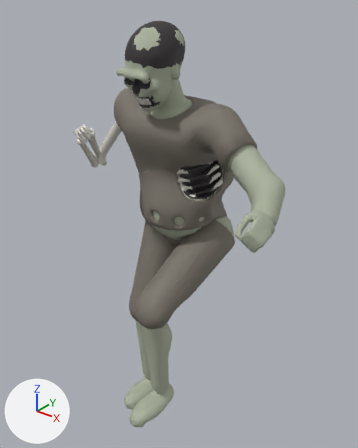
A saved change to the FBX model Assets/Resources/Bodies/Zombie.fbx.
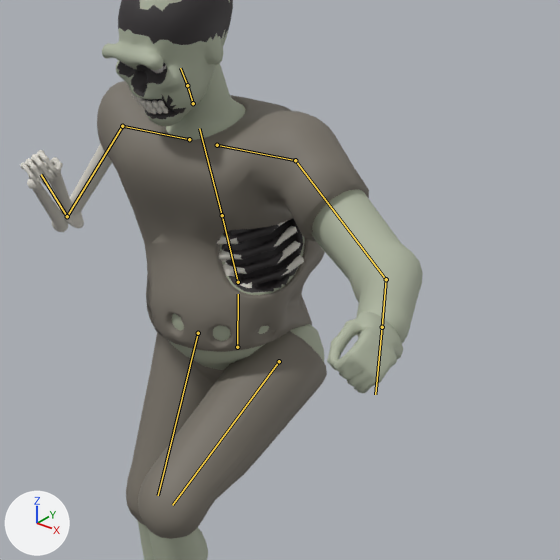
Old and new are each drawn whole from a 50 mm camera at (0.663, -0.863, 1.048) aimed at (0.044, -0.09, 0.569) and again close up on the part from 17% to 100% of the width and 10% to 76% of the height. Every picture has the same lights, and +X, +Y and +Z are marked at lower left. The last two pictures show the newer version. Both versions are drawn at frame 1 of the action 'Zombie|Strum'; the numbers are the values there. The bones that change, and the others that lie on the model, are drawn over the model as lines in the close-ups.

The first close-up shows 'ZombieMesh'.
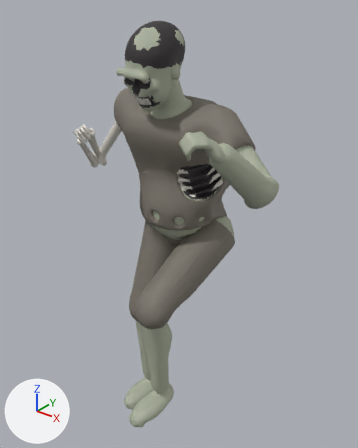
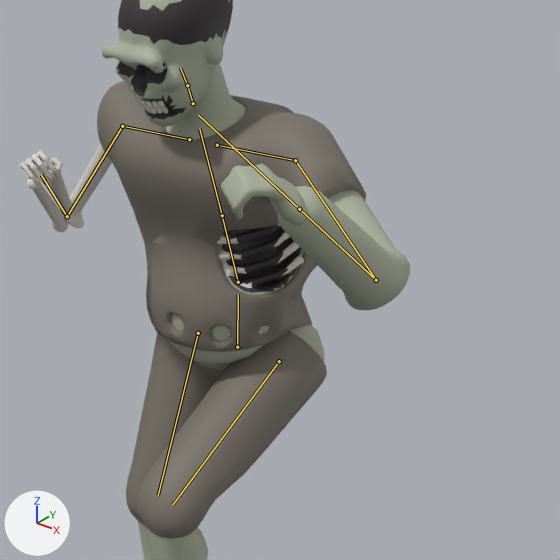
Boxes [x1, y1, x2, y2] around the edits, measured in the close-ups (560 x 560 px):
'ZombieMesh', posed: before [20, 0, 423, 560]; after [20, 0, 410, 560]
bone 'LeftUpperArm', root to tip: before (295, 160) to (386, 279); after (295, 160) to (376, 280)
bone 'LeftLowerArm', root to tip: before (386, 279) to (382, 327); after (376, 280) to (299, 209)

The change, as a list of edits to the scene's bpy script:
```text
Change bone_leftupperarm:
    where bone_leftupperarm = bpy.data.objects['Zombie'].pose.bones['LeftUpperArm']  # child of 'LeftShoulder'
    bone_leftupperarm.rotation_quaternion: (0.874, -0.267, -0.389, -0.119) -> (0.84, -0.273, -0.446, -0.145)  # degrees (-34, -48, 0) -> degrees (-36, -56, 0)
Change bone_leftlowerarm:
    where bone_leftlowerarm = bpy.data.objects['Zombie'].pose.bones['LeftLowerArm']  # child of 'LeftUpperArm'
    bone_leftlowerarm.rotation_quaternion: (0.883, 0.0, 0.0, -0.469) -> (0.656, 0.0, 0.0, -0.755)  # degrees (0, 0, -56) -> degrees (0, 0, -98)
```
